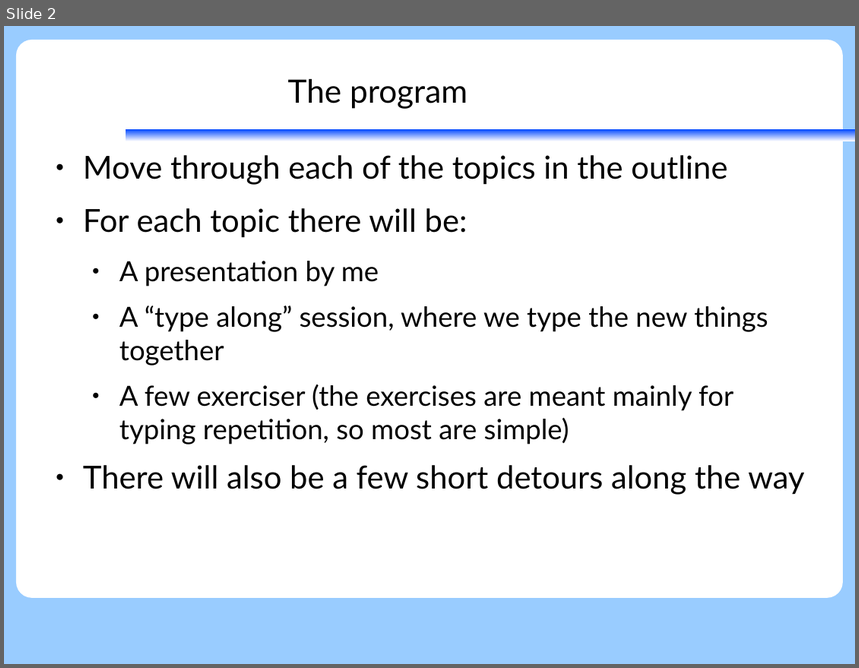
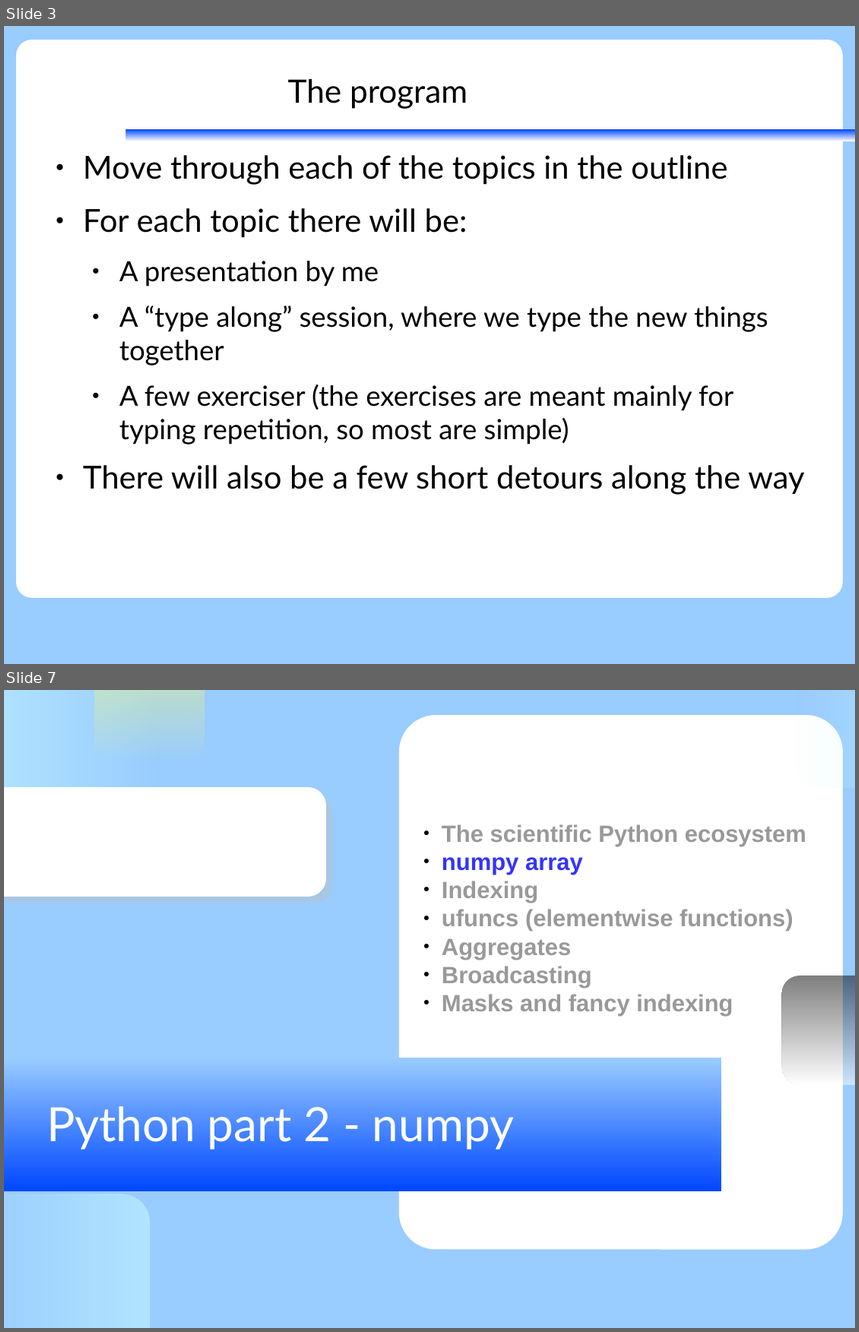
Before and after one commit to KennethNielsen/presentations, a slide deck: python/part2/numpy.odp. Shown one above the other, each under a label of ours: slide 2 before the commit, slides 3 and 7 after it; the slides between them are not shown. The pictures are 859x668 and 859x1332 pixels, drawn with LibreOffice and Linux fonts; fonts in the diff are those of the drawing; background and template pictures are left out. Boxes give left, top, right and bottom in pixels: in the first picture for what was removed or moved away, otherwise in the second. Text is boxed around its words. In the diff, an @@ line names an element or a change of style, - is before the commit and + after.

Commit message:
More on numpy

```diff
--- a/python/part2/numpy.odp
+++ b/python/part2/numpy.odp
@@ slide 7 added at (x1=4, y1=690, x2=855, y2=1328), background #99CCFF @@
@@ freeform shape added at (x1=4, y1=690, x2=161, y2=848), fill gradient #CCFFFF @@
@@ rounded rectangle added at (x1=95, y1=690, x2=205, y2=764), fill gradient #FFFF66 @@
@@ freeform shape added at (x1=795, y1=690, x2=855, y2=787), fill gradient #CCFFFF @@
@@ freeform shape added at (x1=399, y1=715, x2=844, y2=1249), fill #FFFFFF @@
@@ rounded rectangle added at (x1=4, y1=787, x2=327, y2=897), fill #FFFFFF @@
@@ subtitle added at (x1=442, y1=825, x2=807, y2=1017), 22 pt, text #999999, bold @@
+● The scientific Python ecosystem
+● numpy array
+● Indexing
+● ufuncs (elementwise functions)
+● Aggregates
+● Broadcasting
+● Masks and fancy indexing
@@ rounded rectangle added at (x1=782, y1=976, x2=855, y2=1085), fill gradient #000000 to #FFFFFF @@
@@ rectangle added at (x1=4, y1=1058, x2=721, y2=1192), fill gradient #0047FF to #99CCFF @@
@@ title added at (x1=47, y1=1106, x2=514, y2=1151), 44 pt, text #FFFFFF @@
+Python part 2 - numpy
@@ freeform shape added at (x1=4, y1=1195, x2=150, y2=1328), fill gradient #CCFFFF @@
@@ what was slide 2 is now slide 3 @@
```
Also in this commit, not shown: 1 slide changed, 50 other slides added, 2 other files.
